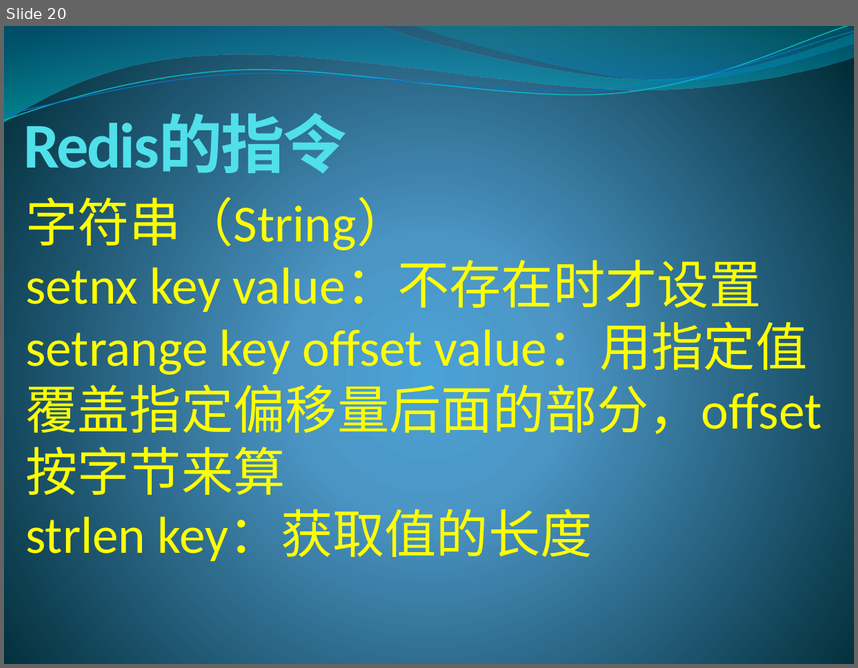
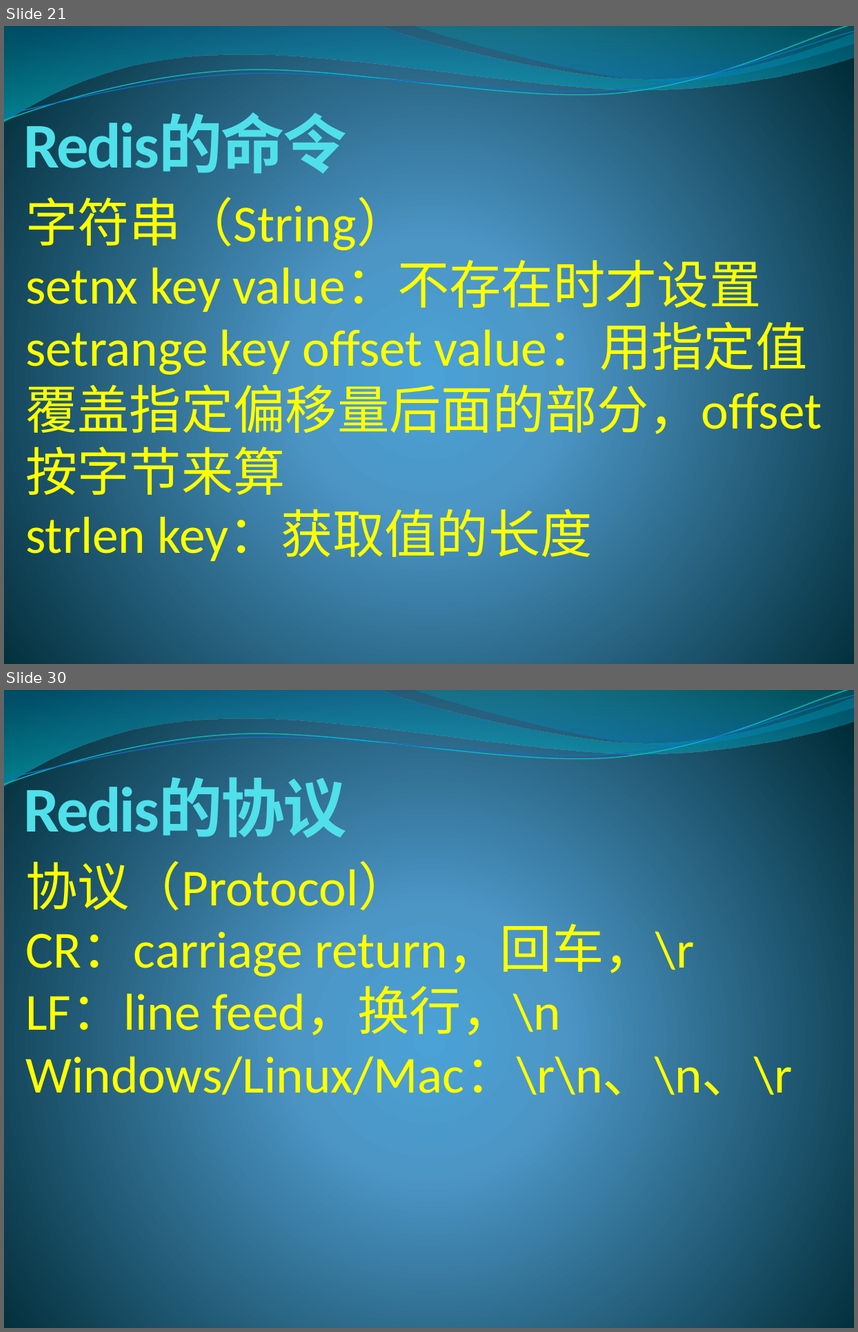
Before and after one commit to lixinjie1985/redis, a slide deck: docs/redis-01.pptx. Shown one above the other, each under a label of ours: slide 20 before the commit, slides 21 and 30 after it; the slides between them are not shown. The pictures are 858x668 and 858x1332 pixels, drawn with LibreOffice and Linux fonts; fonts in the diff are those of the drawing. Boxes give left, top, right and bottom in pixels: in the first picture for what was removed or moved away, otherwise in the second. Text is boxed around its words. In the diff, an @@ line names an element or a change of style, - is before the commit and + after.

```diff
--- a/docs/redis-01.pptx
+++ b/docs/redis-01.pptx
@@ slide 30 added at <box>4,690,854,1328</box>, background gradient #4AA0D6 to #4C98C7 to #002C38; not listed: 4 template elements that a slide beside it also shows @@
@@ title added at <box>24,778,347,847</box>, 54 pt, text #51E0EA, bold @@
+Redis的协议
@@ text added at <box>25,852,792,1105</box>, 44 pt, text #FFFF00 @@
+协议（Protocol）
+CR：carriage return，回车，\r
+LF：line feed，换行，\n
+Windows/Linux/Mac：\r\n、\n、\r
@@ what was slide 20 is now slide 21 @@
@@ slide 21 changed as well @@
@@ title at <box>24,114,347,183</box>: text changed @@
-Redis的指令
+Redis的命令
```
Also in this commit, not shown: 5 other slides changed, 9 other slides added.
